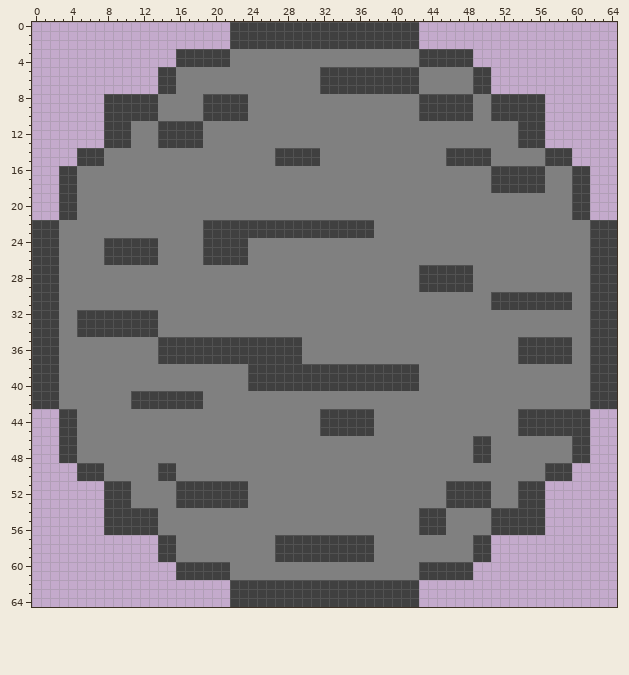
Sprite sheet, stored at asteroids.png. Above is the file before it was changed.
The file is 65x65 pixels.
After the commit:
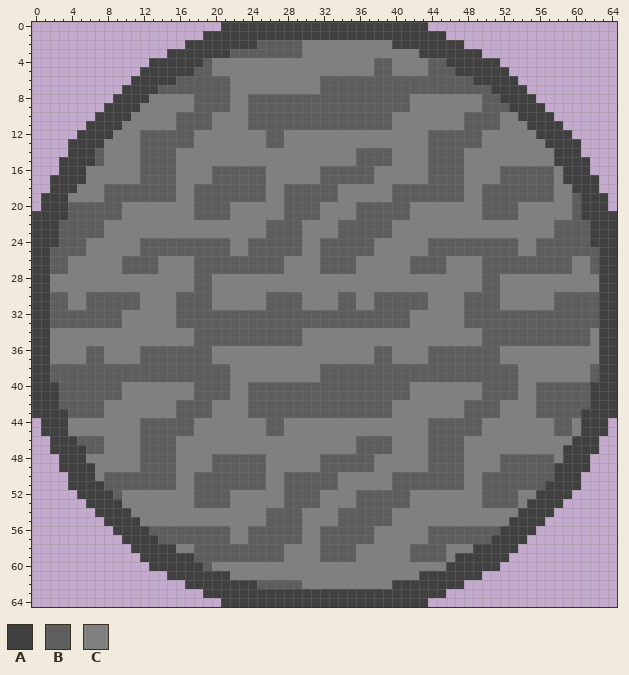
Palette (. is transparent): A #404040  B #5e5e5e  C #808080
Diff:
Changed rows in their new state; - is an unchanged pixel.
first column x 0:
 0 ---------------------A---------------------A---------------------
 1 -------------------AAA---------------------AAA-------------------
 2 -----------------AAAAA---BBBBBCCCCCCCCCC---AAAAA-----------------
 3 ---------------A------BBBBBBBB-------------------A---------------
 4 -------------AAA---BCC----------------BB---CBB---AAA-------------
 5 ------------AA--AABB------------CCCCCCBBCCC-BBBAA--AA------------
 6 -----------AAA--BBBBBB----------BBBBBBBBBBBBBBBBB--AAA-----------
 7 ----------AAAABBBBBBBB----------BBBBBBBBBBBBBBBBBBBAAAA----------
 8 --------.----C----BBBBCCBBBBBBBBBBBBBBBBBB-CCCCCC-BB----.--------
 9 ------------CC----BBBBCCBBBBBBBBBBBBBBBBBB-CCCCCC-BBB------------
10 -------A---CCC--BBBBCCCCBBBBBBBBBBBBBBBB---CCCCCBBBBCC---A-------
11 ------AA--C---CCBBBB----BBBBBBBBBBBBBBBB--------BBBB--C--AA------
12 -----AAA-CC-BBBBBBC-------BB----------------BBBBBB----CC-AAA-----
13 ----AAAACCC-BBBBBBC-------BB----------------BBBBBB----CCCAAAA----
14 ----A--B----BBBB-----------CCCCC----BBBB----BBBBCCC------C--A----
15 ---AA--B----BBBB-----------CCCCC----BBBB----BBBBCCC------C--AA---
16 -----A------BBBB----BBBBBB------BBBBBB------BBBB---CBBBBBB-A-----
17 --A--A------BBBB----BBBBBB------BBBBBB------BBBB---CBBBBBB-A--A--
18 --A-----BBBBBBBB--BBBBBBBB--BBBBBB------BBBBBBBB--BBBBBBBB----A--
19 -AA-C---BBBBBBBB--BBBBBBBB--BBBBBB------BBBBBBBB--BBBBBBBB--B-AA-
20 -AA-BBBBBB--------BBBB------BBBB----BBBBBB--------BBBB------B-AA-
21 AAA-BBBBBB--------BBBB------BBBB----BBBBBB--------BBBB------B-AAA
22 ---BBBBB-----------CCCCCCCBBBBCCCCBBBBBB------------------BBBB---
23 ---BBBBB-----------CCCCCCCBBBBCCCCBBBBBB------------------BBBB---
24 ---BBB--CCCCBBBBBBBBBBCCBBBBBB--BBBBBB------BBBBBBBBBB--BBBBBB---
25 --BBBB--CCCCBBBBBBBBBBCCBBBBBB--BBBBBB------BBBBBBBBBB--BBBBBBB--
26 --BB----CCBBBB----BBBBBBBBBB----BBBB------BBBB----BBBBBBBBBB--B--
27 --BB------BBBB----BBBBBBBBBB----BBBB------BBBBCCC-BBBBBBBBBB--B--
28 --C---------------BB-----------------------CCCCCC-BB----------C--
29 --C---------------BB-----------------------CCCCCC-BB----------C--
30 --BB--BBBBBB----BBBB------BBBB----BB--BBBBBB----BBBBCCCCCCBBBBB--
31 --BB--BBBBBB----BBBB------BBBB----BB--BBBBBB----BBBBCCCCCCBBBBB--
32 --BBBBBBBBCCCC--BBBBBBBBBBBBBBBBBBBBBBBBBB------BBBBBBBBBBBBBBB--
33 --BBBBBBBBCCCC--BBBBBBBBBBBBBBBBBBBBBBBBBB------BBBBBBBBBBBBBBB--
34 --C--CCCCCCCCC----BBBBBBBBBBBB--------------------BBBBBBBBBBBBC--
35 --C-----------CCCCBBBBBBBBBBBB--------------------BBBBBBBBBBBBC--
36 --C---BB----BBBBBBBBCCCCCCCCCC--------BB----BBBBBBBB--CCCCCC--C--
37 --C---BB----BBBBBBBBCCCCCCCCCC--------BB----BBBBBBBB--CCCCCC--C--
38 --BBBBBBBBBBBBBBBBBBBB--CCCCCCCCBBBBBBBBBBBBBBBBBBBBBB--------B--
39 --BBBBBBBBBBBBBBBBBBBB--CCCCCCCCBBBBBBBBBBBBBBBBBBBBBB--------B--
40 ---BBBBBBB--------BBBB--BBBBBBBBBBBBBBBBBBC-------BBBB--BBBBBB---
41 ---BBBBBBB-CCCCCCCBBBB--BBBBBBBBBBBBBBBBBB--------BBBB--BBBBBB---
42 ---BBBBB---CCCCCBBBB----BBBBBBBBBBBBBBBB--------BBBB----BBBBBB---
43 AAA-BBBB--------BBBB----BBBBBBBBBBBBBBBB--------BBBB--CCBBBBB-AAA
44 -AA-C-------BBBBBB--------BB----CCCCCC------BBBBBB----CCCCBBC-AA-
45 -AA-C-------BBBBBB--------BB----CCCCCC------BBBBBB----CCCCBBC-AA-
46 --A--BBB----BBBB--------------------BBBB----BBBB-CC-----------A--
47 --A--ABB----BBBB--------------------BBBB----BBBB-CC--------A--A--
48 -----A------BBBB----BBBBBB------BBBBBB------BBBB-CC-BBBBBB-A-----
49 ---AA--C----BBBB----BBBBBB------BBBBBB------BBBB----BBBBBB--AA---
50 ----A--CBBBBBBBB--BBBBBBBB--BBBBBB------BBBBBBBB--BBBBBBBB--A----
51 ----AAAABBBBBBBBCCBBBBBBBB--BBBBBB------BBBBBBBBCCBBBBBBBAAAA----
52 -----AAA-BC-----CCBBBBCC----BBBB----BBBBBB----CCCCBBBBCC-AAA-----
53 ------AA--C-----CCBBBBCC----BBBB----BBBBBB----CCCCBBBBC--AA------
54 -------A---CCC------------BBBB----BBBBBB---CCC-----CCC---A-------
55 ------------CC------------BBBB----BBBBBB---CCC-----CC------------
56 --------.----BBBBBBBBB--BBBBBB--BBBBBB-----CBBBBBBBB----.--------
57 ----------AAAABBBBBBBB--BBBBBBCCBBBBBB------BBBBBBBAAAA----------
58 -----------AAA----BBBBBBBBBBCCCCBBBBCC----BBBB-----AAA-----------
59 ------------AA--AABBBBBBBBBBCCCCBBBBCC----BBBB-AA--AA------------
60 -------------AAA---BCC---------------------CCC---AAA-------------
61 ---------------A---------------------------------A---------------
62 -----------------AAAAA---BBBBBCCCCCCCCCC---AAAAA-----------------
63 -------------------AAA---------------------AAA-------------------
64 ---------------------A---------------------A---------------------
Changed places in both pictures, as pixel boxes (x1, y1, x2, y2):
changed: (32, 22, 617, 607)
